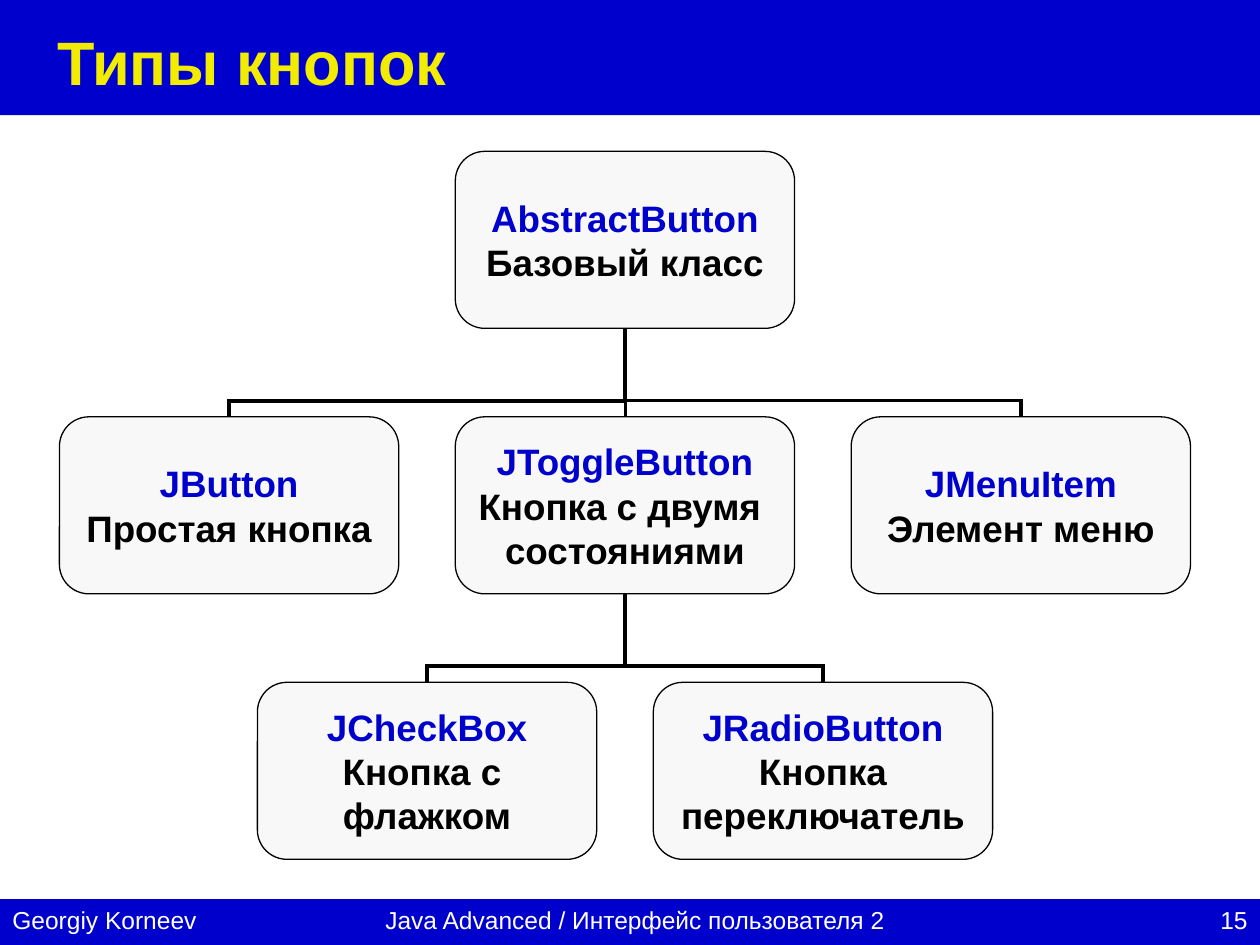
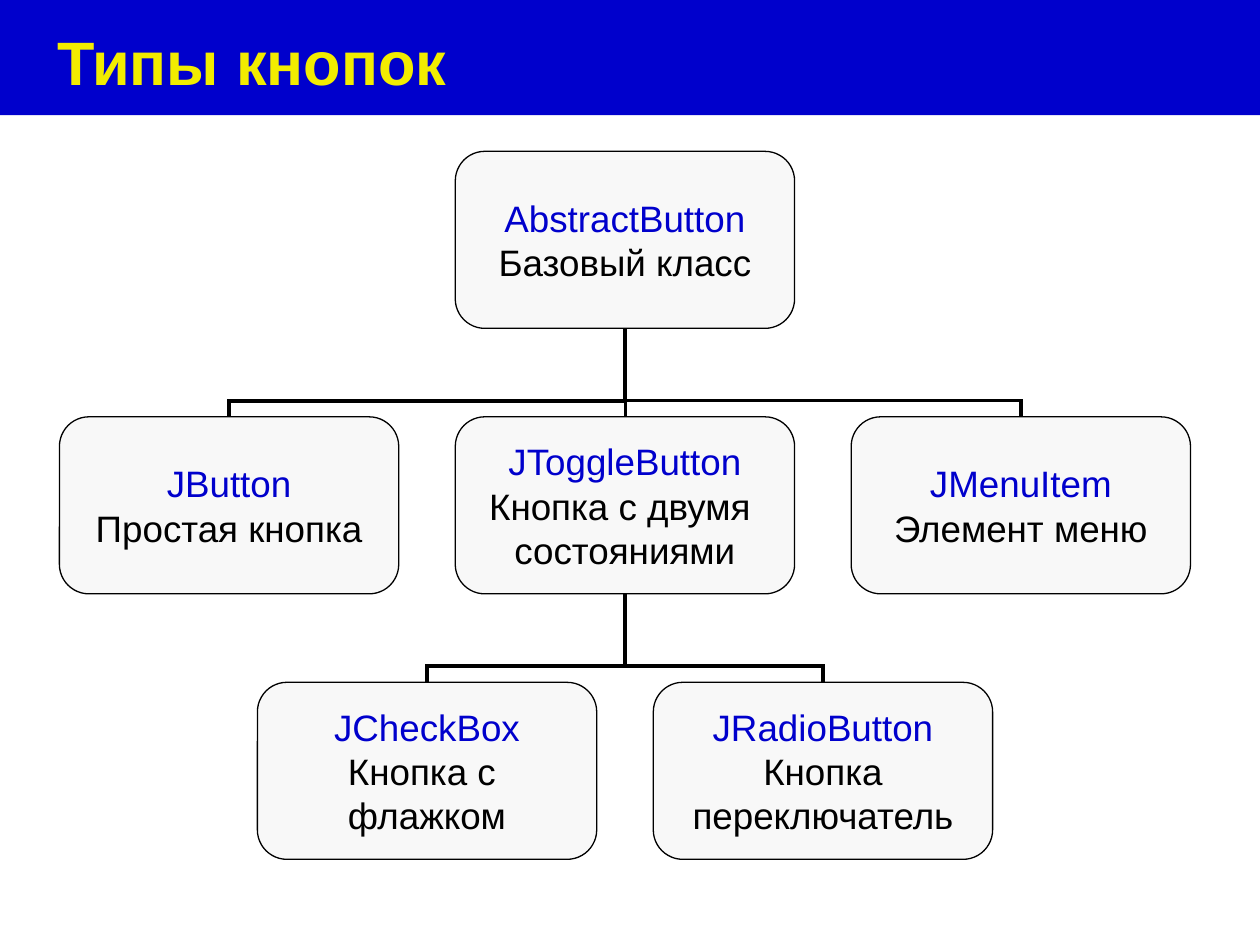
Before and after one commit to maxchv/JavaLessons, a slide deck: slide 15 of Lesson17/swing-2.ppt. Drawn at 1260x945 pixels with LibreOffice and Linux fonts; fonts in the diff are those of the drawing. Boxes give left, top, right and bottom in pixels: in the first picture for what was removed or moved away, otherwise in the second. Text is boxed around its words. In the diff, an @@ line names an element or a change of style, - is before the commit and + after.

```diff
--- a/Lesson17/swing-2.ppt
+++ b/Lesson17/swing-2.ppt
@@ bold off in 6 elements at [455, 151, 794, 328], [59, 417, 398, 593], [455, 417, 794, 593], [852, 417, 1191, 593], [257, 683, 596, 859], [654, 683, 993, 859] @@
@@ rectangle removed at [0, 900, 1260, 945] @@
@@ text removed at [12, 911, 196, 934] @@
-Georgiy Korneev
@@ text removed at [385, 910, 885, 934] @@
-Java Advanced / Интерфейс пользователя 2
@@ page number removed at [1220, 912, 1247, 930] @@
-15
```
Also in this commit, not shown: 43 other slides changed, 6 other files.
